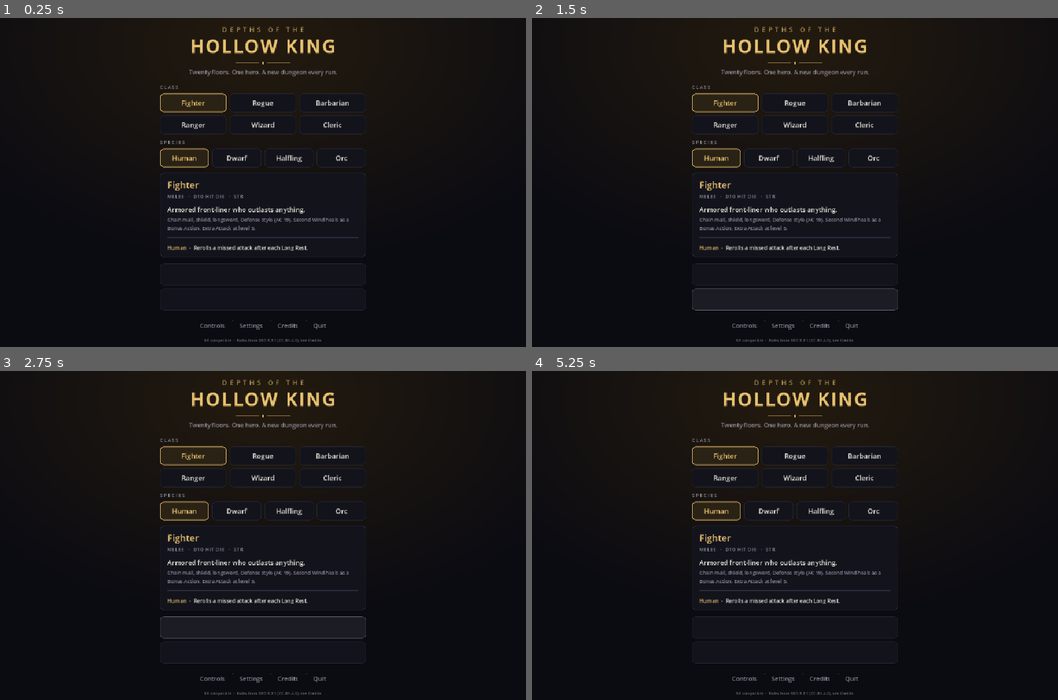
Above: before the commit, frames 1-4 (two rows, left to right).
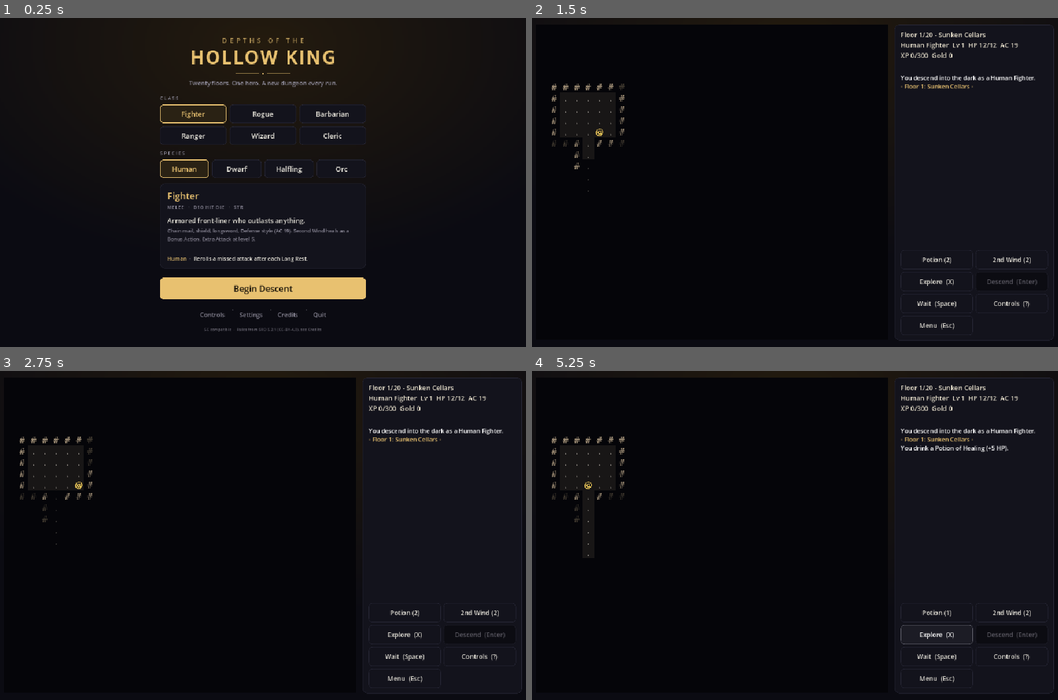
Above: after the commit, the same moments.

Repository: jlyle/hollow-king
Game: Godot game, scene res://scenes/main.tscn
Same seed, same stepped clock (60 frames per second), same inputs: the game is played once before the commit and once after it.
Inputs (mouse positions are in pixels of both pictures, inside the frame that each line leads up to; where the layout moved, square brackets give the same spot in the first picture):
- Up to frame 1 (0.25 s): no input
- Up to frame 2 (1.5 s): click (795, 287) [795, 300] at 0.5 s; click (795, 300) at 1.27 s
- Up to frame 3 (2.75 s): click (263, 627) at 2.02 s
- Up to frame 4 (5.25 s): click (795, 627) at 2.77 s; click (726, 456) at 3.5 s, where only the run before the commit has a clickable "Fighter"; click (937, 611) at 4.25 s, where only the run after the commit has a clickable "Potion (2)"; click (937, 634) at 5 s, where only the run after the commit has a clickable "Explore (X)"

The runs differ from the first frame. In frame 1, 8.1% of the frame differs, in the area x 30-70%, y 2-99%; in frame 2, 15%, in the area x 3-100%, y 2-99%; in frame 3, 15%; in frame 4, 13%.
Error before the commit: Parse Error: Cannot use subscript operator on a base of type "null". (res://scripts/game.gd:440)

Commit message:
D-14: fix Godot 4.5 parse error (lookup functions return Variant, not inferred null)
visible_monster_at() and friends return null on their first path; Godot 4.5 inferred
the return type as null and rejected subscripts on the result. Declared -> Variant.

Co-Authored-By: Claude Opus 5.5 <noreply@anthropic.com>
Claude-Session: https://claude.ai/code/session_019fFyhXu1pJcYs3JJHabAbh

Diff:
--- a/scripts/game.gd
+++ b/scripts/game.gd
@@ -335,14 +335,14 @@
 		log_lines.pop_front()
 
 
-func monster_at(p: Vector2i):
+func monster_at(p: Vector2i) -> Variant:
 	for m in monsters:
 		if m["hp"] > 0 and m["pos"] == p:
 			return m
 	return null
 
 
-func visible_monster_at(p: Vector2i):
+func visible_monster_at(p: Vector2i) -> Variant:
 	if not _in_bounds(p) or vis[p.y * w + p.x] == 0:
 		return null
 	return monster_at(p)
@@ -1502,7 +1502,7 @@
 	return [dmg, false]
 
 
-func _wounded_ally(m: Dictionary, rng_sq: int):
+func _wounded_ally(m: Dictionary, rng_sq: int) -> Variant:
 	var best = null
 	var best_frac := 0.6  # only heal allies below 60% HP
 	for o in monsters:
@@ -1743,7 +1743,7 @@
 
 
 ## Preferred enemy if still visible, else the selected target, else the nearest visible enemy.
-func _pick_target(pref, remember := true):
+func _pick_target(pref, remember := true) -> Variant:
 	var chosen = null
 	for cand in [pref, target]:
 		if cand != null and cand["hp"] > 0:
@@ -1760,7 +1760,7 @@
 	return chosen
 
 
-func _free_neighbor(p: Vector2i):
+func _free_neighbor(p: Vector2i) -> Variant:
 	var dirs: Array = DungeonGen.DIRS.duplicate()
 	_shuffle(dirs)
 	for item in dirs:
